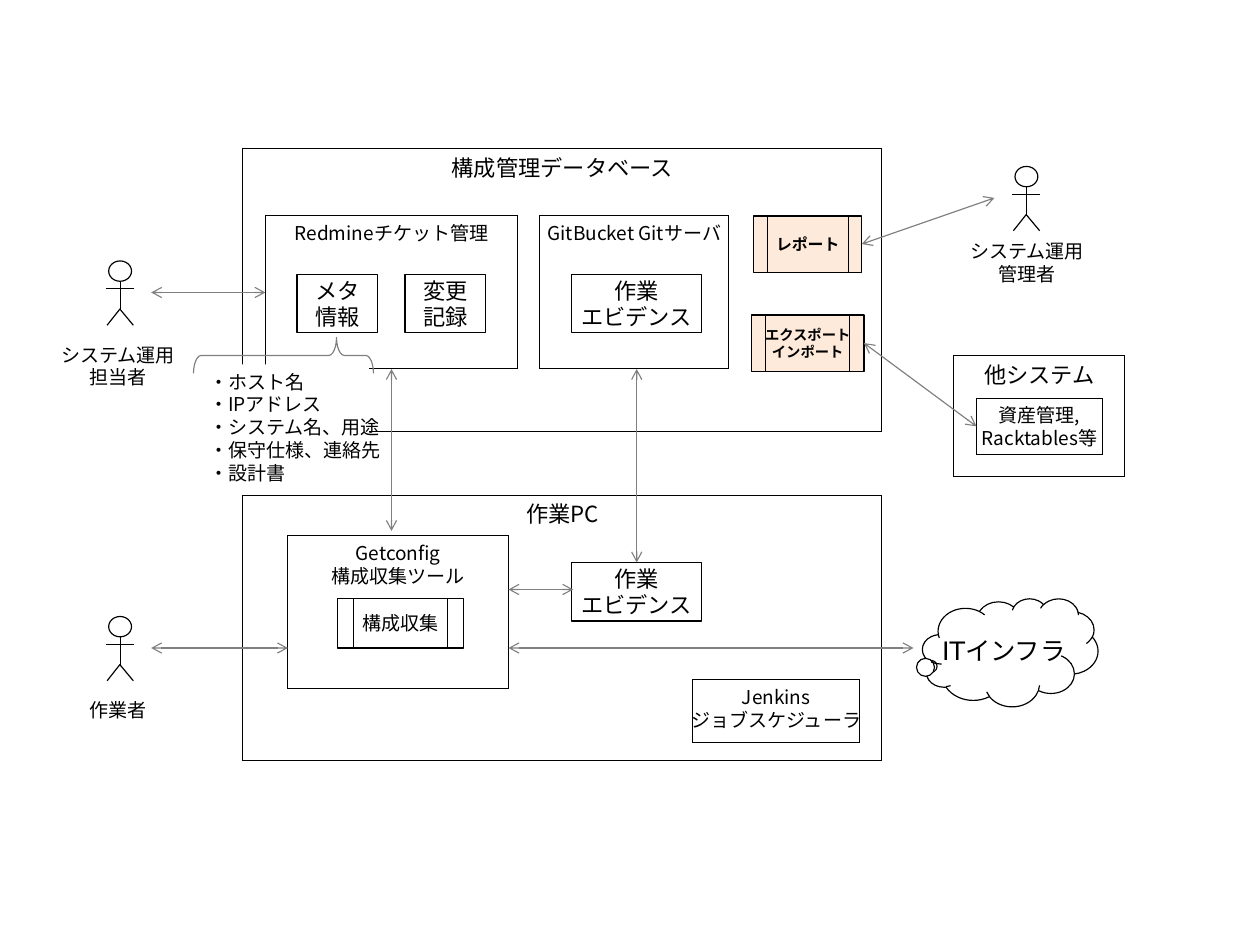
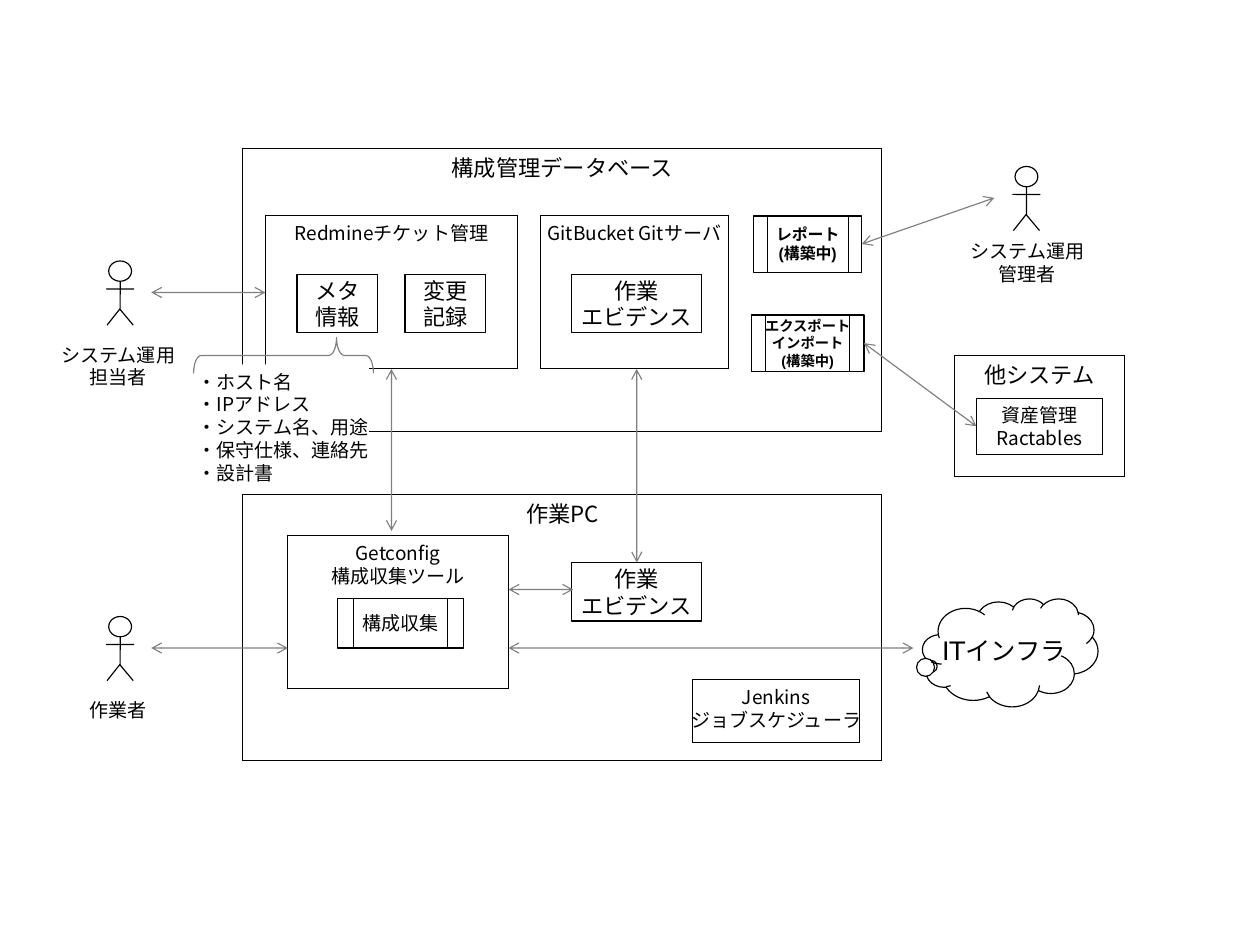
Before and after one commit to frsw3nr/gradle-server-acceptance, a slide deck: slide 1 of docs/jp/image/system-overview.pptx. Drawn at 1260x945 pixels with LibreOffice and Linux fonts; fonts in the diff are those of the drawing. Boxes give left, top, right and bottom in pixels: in the first picture for what was removed or moved away, otherwise in the second. Text is boxed around its words. In the diff, an @@ line names an element or a change of style, - is before the commit and + after.

```diff
--- a/docs/jp/image/system-overview.pptx
+++ b/docs/jp/image/system-overview.pptx
@@ rectangle added at (54, 107, 1153, 800), outline #FFFFFF 0.75 pt @@
@@ double arrow removed from (862, 245) to (995, 198) @@
@@ freeform shape added at (862, 198, 995, 244), fill #999999, outline #808080 0.74 pt @@
@@ flow chart predefined process "レポート" at (753, 216, 861, 272): fill #FDEADA to #FFFFFF; outline #000000 0.75 pt to #000000 0.74 pt @@
@@ text in flow chart predefined process at (779, 247, 837, 264): paragraph added @@
+(構築中)
@@ line (106, 289) - (134, 289): stroke #000000 0.75 pt to #000000 0.74 pt @@
@@ line (120, 310) - (120, 281): stroke #000000 0.75 pt to #000000 0.74 pt @@
@@ rectangle "変更" at (405, 274, 486, 333): outline #000000 0.75 pt to #000000 0.74 pt @@
@@ flow chart predefined process "エクスポート" at (752, 316, 864, 372): fill #FDEADA to #FFFFFF; outline #000000 0.75 pt to #000000 0.74 pt @@
@@ left brace at (193, 337, 373, 373): outline #808080 0.75 pt to #808080 0.74 pt @@
@@ text in flow chart predefined process at (781, 354, 833, 369): paragraph added @@
+(構築中)
@@ double arrow removed from (864, 343) to (976, 426) @@
@@ freeform shape added at (864, 343, 976, 426), fill #999999, outline #808080 0.74 pt @@
@@ text "・ホスト名": place and size @@
-text "・ホスト名" at (209, 373, 380, 482)
+text "・ホスト名" at (198, 373, 369, 482)
@@ text in rectangle at (996, 406, 1082, 446): text changed @@
-資産管理,
-Racktables等
+資産管理
+Ractables
@@ freeform shape "Getconfig" at (288, 536, 509, 689): outline redrawn @@
@@ flow chart predefined process "構成収集" at (337, 599, 463, 648): outline #000000 0.75 pt to #000000 0.74 pt @@
@@ line (120, 665) - (120, 637): stroke #000000 0.75 pt to #000000 0.74 pt @@
@@ double arrow removed from (151, 648) to (288, 648) @@
@@ freeform shape added at (151, 648, 288, 648), fill #999999, outline #808080 0.74 pt @@
@@ double arrow removed from (509, 648) to (914, 648) @@
@@ freeform shape added at (509, 648, 914, 648), fill #999999, outline #808080 0.74 pt @@
```
Also in this commit, not shown: 1 other slide changed, 1 slide added, 10 other files.
